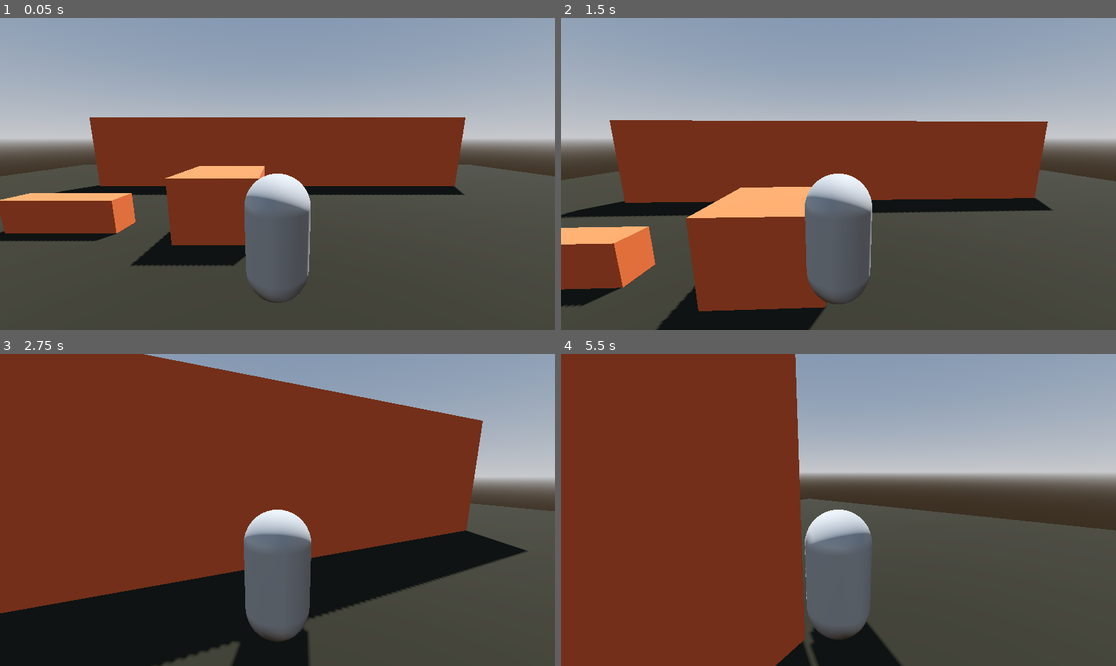
Above: before the commit, frames 1-4 (two rows, left to right).
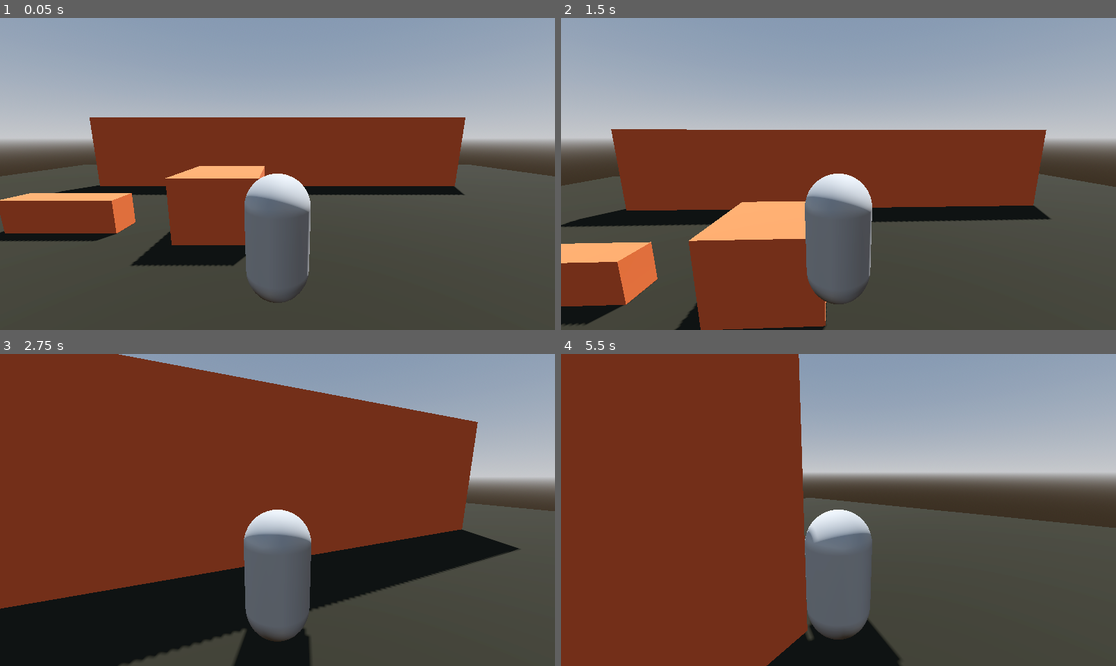
Above: after the commit, the same moments.

Repository: Peter-Pyshnyy/metamorphosis-game-jam-
Game: Godot game, scene res://main_scene.tscn
Two runs of this game, one before a commit and one after it. Both use one fixed random seed, a clock stepped at 60 frames per second and the inputs below.
Inputs (mouse positions are in pixels of both pictures, inside the frame that each line leads up to):
- Up to frame 1 (0.05 s): no input
- Up to frame 2 (1.5 s): tap Enter at 0.5 s; move the mouse to (866, 174) at 0.52 s; hold Right mouse button (zoom) 0.53-1.28 s; hold W (move_forward) from 0.53 s (still down); tap Space (move_jump) at 0.77 s; tap Shift (look_back, bound only after the commit) at 0.8, 1.35 s; move the mouse to (810, 174) at 1.27 s
- Up to frame 3 (2.75 s): keep holding W (move_forward); tap Space (move_jump) at 1.52 s; right-click (249, 510) at 1.55 s; move the mouse to (288, 503) at 2.02 s; click (288, 503) at 2.1 s; tap Shift (look_back, bound only after the commit) at 2.3 s
- Up to frame 4 (5.5 s): keep holding W (move_forward); move the mouse to (832, 516) at 2.77 s; right-click (832, 516) at 2.85 s; tap Space (move_jump) at 3.02, 3.77, 4.52 s; move the mouse to (877, 513) at 3.52 s; tap Shift (look_back, bound only after the commit) at 3.6, 5.1 s; move the mouse to (794, 506) at 4.27 s; right-click (794, 506) at 4.35 s; move the mouse to (844, 510) at 5.02 s

The runs differ from the first frame. In frame 2, 13% of the frame differs, in the area x 0-100%, y 32-100%; in frame 3, 3.3%; in frame 4, 1.2%.

Commit message:
fixed epilepsy

Diff:
--- a/Camera3D.gd
+++ b/Camera3D.gd
@@ -12,6 +12,7 @@
 var close_pitch := Vector3(deg_to_rad(2.5), 0, 0)
 var close_twist := Vector3(0, deg_to_rad(5), 0)
 var TO = false
+var rot_speed := 16.
 
 @onready var camera := $"."
 @onready var spring_arm := $".."
@@ -44,9 +45,9 @@
 			Engine.time_scale = 0.05
 			player.lock_rotation = false
 			var rng = RandomNumberGenerator.new()
-			player.angular_velocity = Vector3(rng.randf_range(-0.5,0.5),
-			rng.randf_range(-0.5,0.5),
-			rng.randf_range(-0.5,0.5)
+			player.angular_velocity = Vector3(rng.randf_range(-1,1),
+			rng.randf_range(-1,1),
+			rng.randf_range(-1,1)
 			)
 			player.physics_material_override.bounce = 0.5
 			player.mass = 0.1
@@ -66,17 +67,21 @@
 
 	#spin gun after shot around X
 	if TO:
-		player.lock_rotation = false
-		gun_mesh.rotate_object_local(Vector3(1, 0, 0), 6*delta)
-		gun_collision.rotate_object_local(Vector3(1, 0, 0), 6*delta)
+		rot_speed = lerp(rot_speed, 0., 1.5*delta)
+		gun_mesh.rotate_object_local(Vector3(1, 0, 0), rot_speed*delta)
+		gun_collision.rotate_object_local(Vector3(1, 0, 0), rot_speed*delta)
+		print(rot_speed)
+
 
 	#after shot
 	if player.shot and Global.is_gun:
 		if !TO:
 			TO = true
 			#timer start
+			rot_speed = 16
+			player.lock_rotation = true
 			Engine.time_scale = 1
-			#player.lock_rotation = true
+
 			player.apply_central_impulse(gun_mesh.transform.basis.z * 7)
 			camera.fov = default_fov
 			spring_arm.position = default_pos
@@ -86,10 +91,12 @@
 		else:
 			return
 		#timer end
-		player.lock_rotation = true
+		#player.lock_rotation = true
 		player.rotation = Vector3.ZERO
 		TO = false
 		player.shot = false
+		twist.rotation = player.rotation + default_twist
+		pitch.rotation = player.rotation + default_pitch
 		unzoom(delta)
 		Global.is_gun = false
 		player.position.y += 0.5
@@ -102,7 +109,7 @@
 		player.lock_rotation = true
 		player.rotation = Vector3.ZERO
 		Global.is_gun = false
-		player.position.y += 0.5
+		player.position.y += 1
 
 	#used to prevent a bug where gun slowly falls down
 	if player.linear_velocity.y == 0:
--- a/Player.gd
+++ b/Player.gd
@@ -32,6 +32,11 @@
 	# Check if the player is on the ground using raycast
 	is_on_ground = ground_ray.is_colliding()
 
+	if Input.is_action_just_pressed("look_back"):
+		$TwistPivot/PitchPivot/SpringArm3D/Camera3D/back_cam.current = true
+
+	if Input.is_action_just_released("look_back"):
+		$TwistPivot/PitchPivot/SpringArm3D/Camera3D.current = true
 
 	#block movement when gun
 	if !Global.is_gun:
--- a/player.tscn
+++ b/player.tscn
@@ -33,7 +33,7 @@
 shape = SubResource("ConvexPolygonShape3D_6glgw")
 
 [node name="gun_mesh" type="MeshInstance3D" parent="."]
-transform = Transform3D(0.531118, 0, 0, 0, 0.531118, 0, 0, 0, 0.531118, 0, -0.0175446, 0)
+transform = Transform3D(0.531118, 0, 0, 0, 0.531118, 0, 0, 0, 0.531118, 0, 0.370198, 0)
 visible = false
 mesh = SubResource("BoxMesh_757db")
 
@@ -42,7 +42,7 @@
 target_position = Vector3(0, -50, 0)
 
 [node name="gun_collision" type="CollisionShape3D" parent="."]
-transform = Transform3D(0.531118, 0, 0, 0, 0.531118, 0, 0, 0, 0.531118, 0, -0.0175446, 0)
+transform = Transform3D(0.531118, 0, 0, 0, 0.531118, 0, 0, 0, 0.531118, 0, 0.370198, 0)
 visible = false
 shape = SubResource("BoxShape3D_6g6ck")
 disabled = true
@@ -58,8 +58,12 @@
 spring_length = 3.0
 
 [node name="Camera3D" type="Camera3D" parent="TwistPivot/PitchPivot/SpringArm3D"]
-transform = Transform3D(1, 0, 0, 0, 1, 1.49012e-08, 0, -1.49012e-08, 1, 0, 5.96046e-08, 3)
+transform = Transform3D(1, 0, 0, 0, 1, 2.98023e-08, 0, -2.98023e-08, 1, 0, 1.78814e-07, 3)
+current = true
 script = ExtResource("2_strcf")
+
+[node name="back_cam" type="Camera3D" parent="TwistPivot/PitchPivot/SpringArm3D/Camera3D"]
+transform = Transform3D(-1, -2.11495e-08, 8.48259e-08, 1.51808e-08, 0.913546, 0.406736, -8.60946e-08, 0.406736, -0.913546, 0, 0.588019, -5.1658)
 
 [node name="GroundRayCast" type="RayCast3D" parent="."]
 transform = Transform3D(1, 0, 0, 0, 1, 0, 0, 0, 1, 0, -0.683314, 0)
--- a/project.godot
+++ b/project.godot
@@ -55,6 +55,11 @@
 "events": [Object(InputEventMouseButton,"resource_local_to_scene":false,"resource_name":"","device":-1,"window_id":0,"a …(253 unchanged characters)…
 ]
 }
+look_back={
+"deadzone": 0.5,
+"events": [Object(InputEventKey,"resource_local_to_scene":false,"resource_name":"","device":-1,"window_id":0,"alt_pressed":false,"shift_pressed":false,"ctrl_pressed":false,"meta_pressed":false,"pressed":false,"keycode":0,"physical_keycode":4194325,"key_label":0,"unicode":0,"echo":false,"script":null)
+]
+}
 
 [rendering]
 
